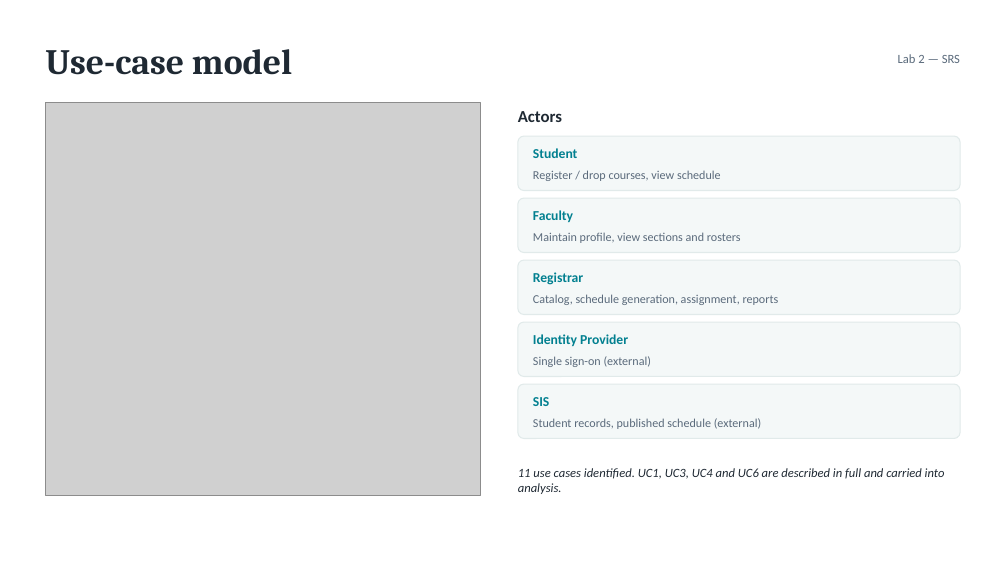
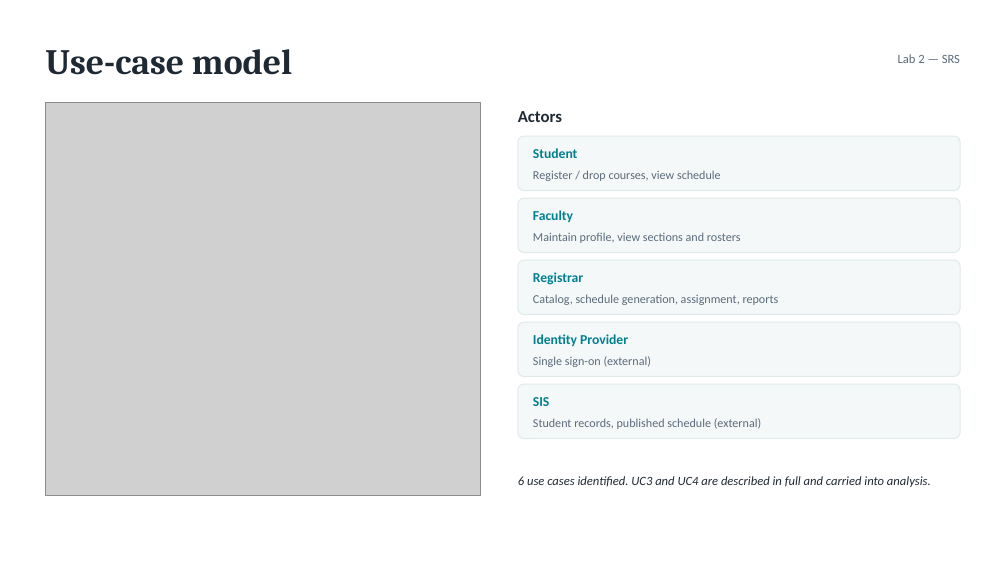
Before and after one commit to ElfatihZiad/eregistrar, a slide deck: slide 4 of presentation/eRegistrar_Requirements_Design.pptx. Drawn at 1008x567 pixels with LibreOffice and Linux fonts; fonts in the diff are those of the drawing; grey boxes stand for pictures. Boxes give left, top, right and bottom in pixels: in the first picture for what was removed or moved away, otherwise in the second. Text is boxed around its words. In the diff, an @@ line names an element or a change of style, - is before the commit and + after.

```diff
--- a/presentation/eRegistrar_Requirements_Design.pptx
+++ b/presentation/eRegistrar_Requirements_Design.pptx
@@ text at [518,476,931,487]: text changed @@
-11 use cases identified. UC1, UC3, UC4 and UC6 are described in full and carried into analysis.
+6 use cases identified. UC3 and UC4 are described in full and carried into analysis.
```
Also in this commit, not shown: 5 other slides changed, 39 other files.
